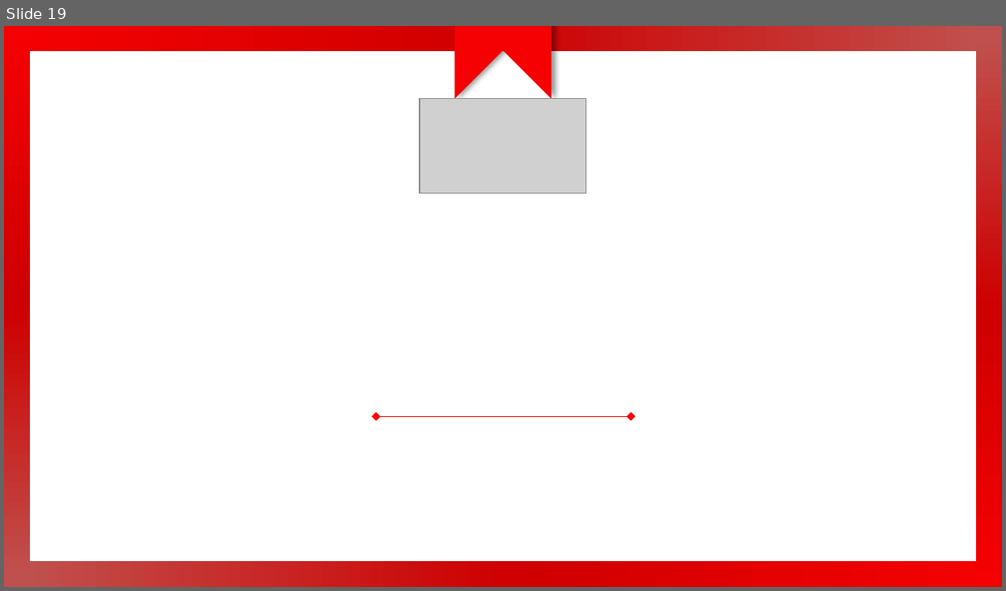
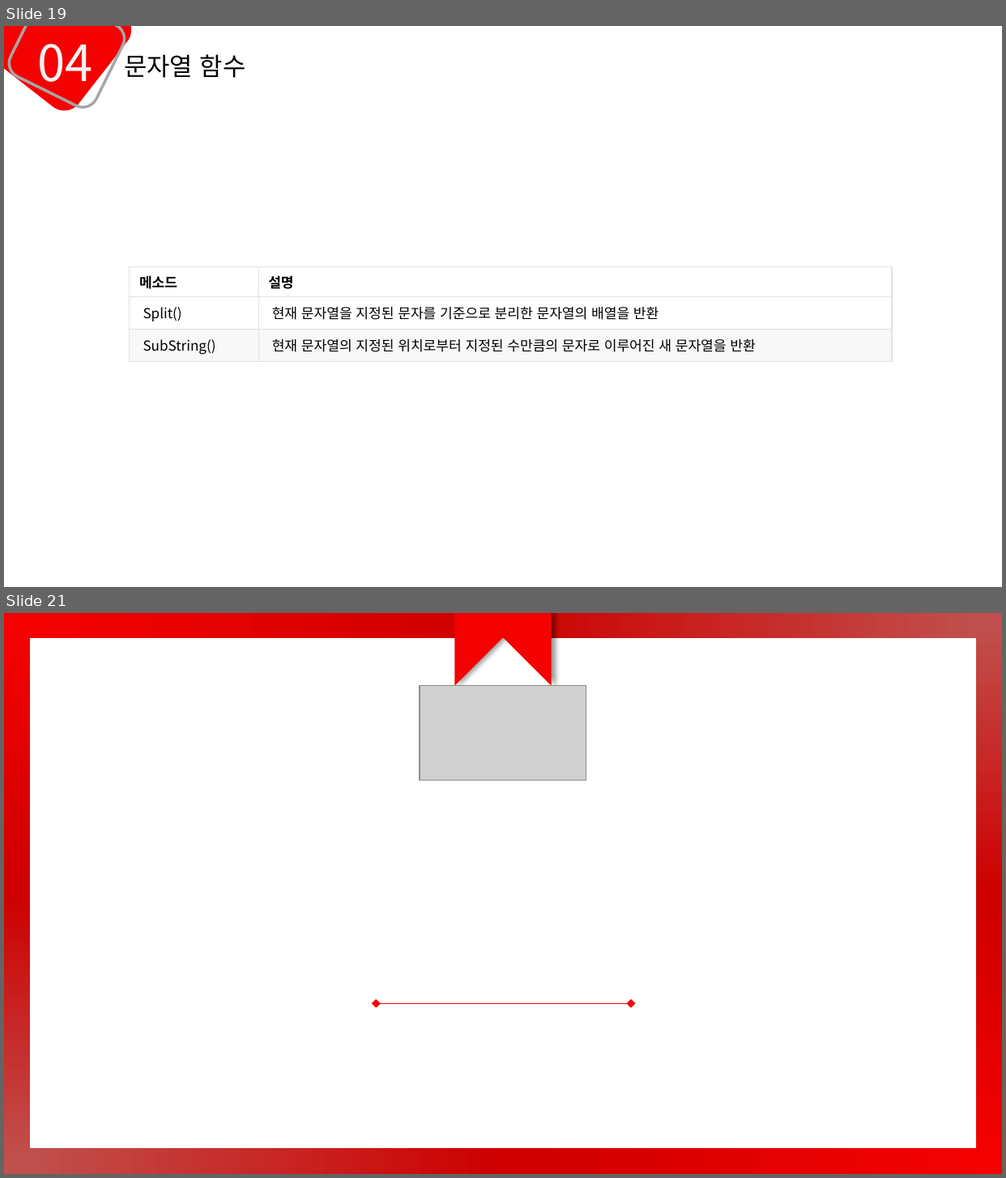
Before and after one commit to mins1119/C-, a slide deck: 1주차.pptx. Shown one above the other, each under a label of ours: slide 19 before the commit, slides 19 and 21 after it; the slides between them are not shown. The pictures are 1006x591 and 1006x1178 pixels, drawn with LibreOffice and Linux fonts; fonts in the diff are those of the drawing; grey boxes stand for pictures. Boxes give left, top, right and bottom in pixels: in the first picture for what was removed or moved away, otherwise in the second. Text is boxed around its words. In the diff, an @@ line names an element or a change of style, - is before the commit and + after.

```diff
--- a/1주차.pptx
+++ b/1주차.pptx
@@ slide 19 added at [4, 26, 1002, 587], background #FFFFFF @@
@@ rounded rectangle added at [4, 26, 138, 118], fill #F50101 @@
@@ rounded rectangle added at [4, 26, 130, 113], outline #A6A6A6 2 pt @@
@@ text added at [37, 44, 92, 94], 36 pt, text #F2F2F2 @@
+04
@@ text added at [124, 54, 246, 78], 18 pt, text #000000 @@
+문자열 함수
@@ table added at [130, 267, 892, 358], 3 rows, 2 columns @@
+메소드 | 설명
+Split() | 현재 문자열을 지정된 문자를 기준으로 분리한 문자열의 배열을 반환
+SubString() | 현재 문자열의 지정된 위치로부터 지정된 수만큼의 문자로 이루어진 새 문자열을 반환
@@ what was slide 19 is now slide 21 @@
```
Also in this commit, not shown: 8 slides changed, 1 other slide added.
